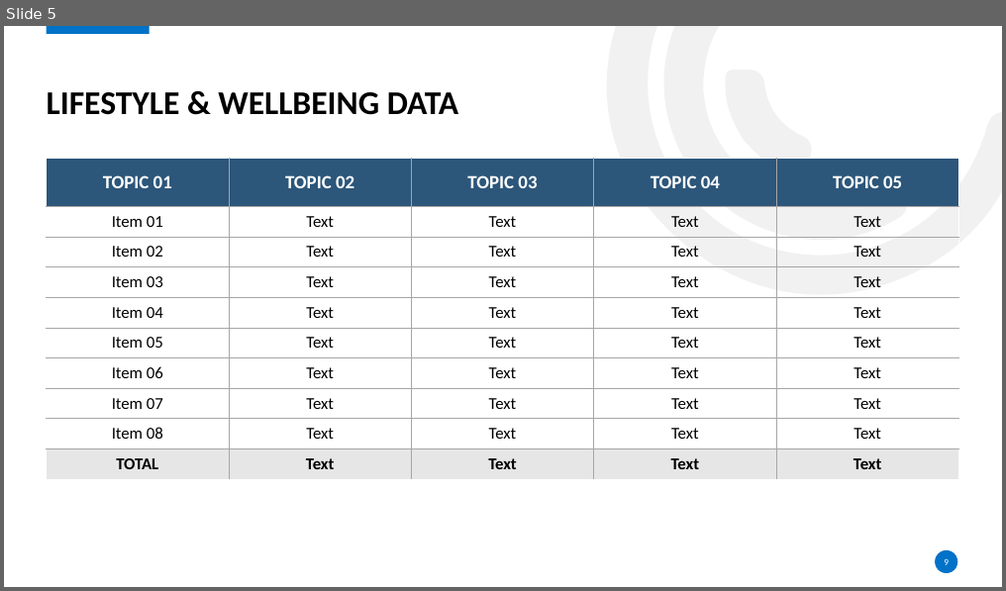
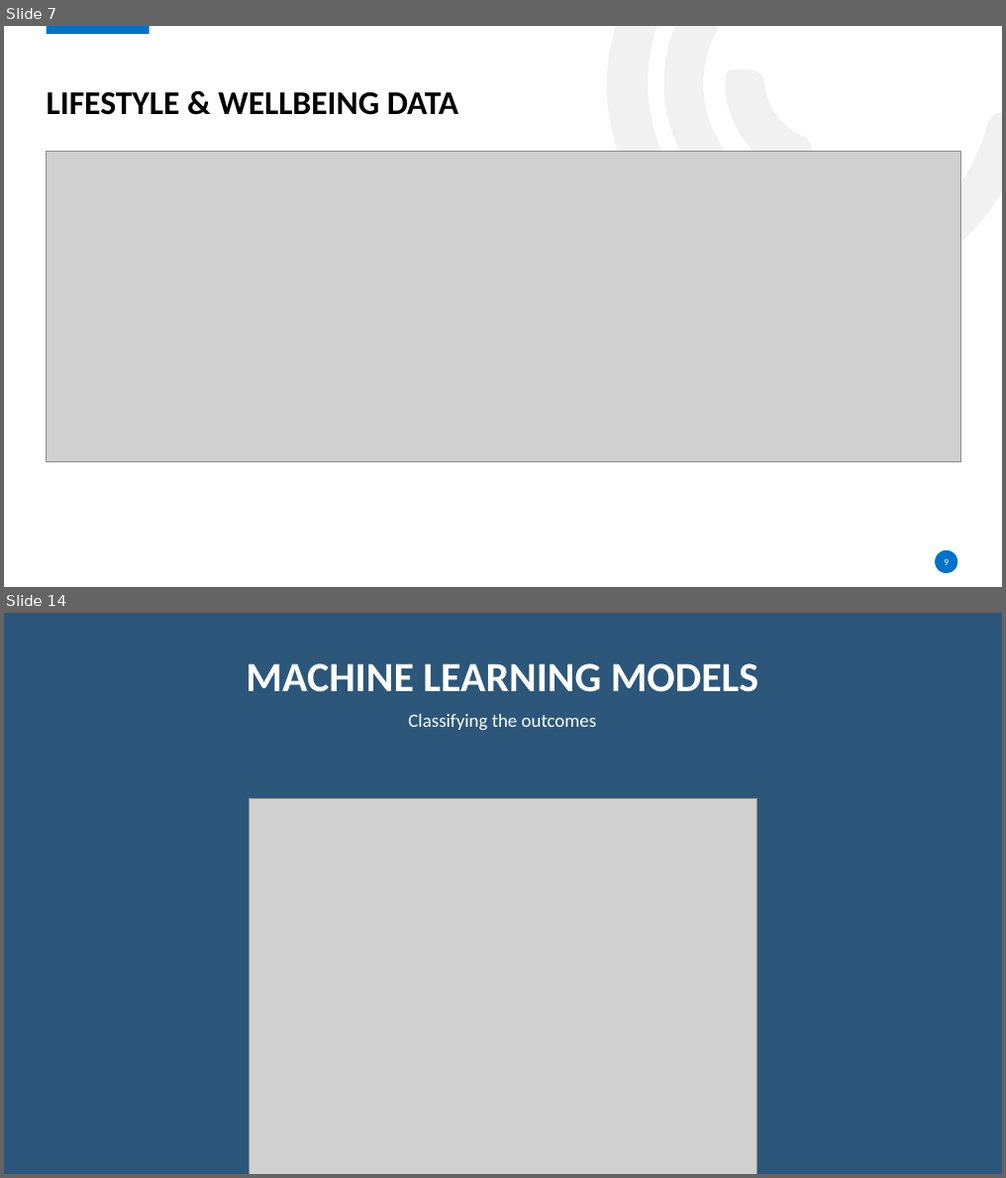
Before and after one commit to crystdang/DABC-final-g5, a slide deck: slide_deck/final-project-presentation.pptx. Shown one above the other, each under a label of ours: slide 5 before the commit, slides 7 and 14 after it; the slides between them are not shown. The pictures are 1006x591 and 1006x1178 pixels, drawn with LibreOffice and Linux fonts; fonts in the diff are those of the drawing; grey boxes stand for pictures; background and template pictures are left out. Boxes give left, top, right and bottom in pixels: in the first picture for what was removed or moved away, otherwise in the second. Text is boxed around its words. In the diff, an @@ line names an element or a change of style, - is before the commit and + after.

```diff
--- a/slide_deck/final-project-presentation.pptx
+++ b/slide_deck/final-project-presentation.pptx
@@ slide 14 added at <box>4,613,1002,1174</box>, background #FFFFFF @@
@@ rectangle added at <box>4,613,1002,1174</box>, fill #2C567A @@
@@ title added at <box>246,663,758,692</box>, 40 pt, text #FFFFFF, bold @@
+MACHINE LEARNING MODELS
@@ text added at <box>408,714,597,731</box>, 18 pt, text #FFFFFF @@
+Classifying the outcomes
@@ picture added at <box>249,799,757,1174</box> @@
@@ rectangle added at <box>43,1104,162,1166</box>, fill #2C567A, outline #2C567A 1 pt @@
@@ rectangle added at <box>874,1104,994,1166</box>, fill #2C567A, outline #2C567A 1 pt @@
@@ what was slide 5 is now slide 7 @@
@@ slide 7 changed as well @@
@@ table removed at <box>46,158,959,479</box>, 10 rows, 5 columns @@
-TOPIC 01 | TOPIC 02 | TOPIC 03 | TOPIC 04 | TOPIC 05
-Item 01 | Text | Text | Text | Text
-Item 02 | Text | Text | Text | Text
-Item 03 | Text | Text | Text | Text
-Item 04 | Text | Text | Text | Text
-Item 05 | Text | Text | Text | Text
-Item 06 | Text | Text | Text | Text
-Item 07 | Text | Text | Text | Text
-Item 08 | Text | Text | Text | Text
-TOTAL | Text | Text | Text | Text
@@ picture added at <box>46,152,960,463</box> @@
```
Also in this commit, not shown: 5 other slides changed, 11 other slides added, 5 slides removed.
